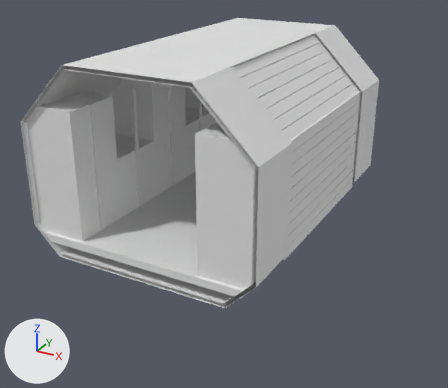
A saved change to the glTF model space/src/main/resources/assets/jsspace/jsmodels/ship/small_side_door.gltf.
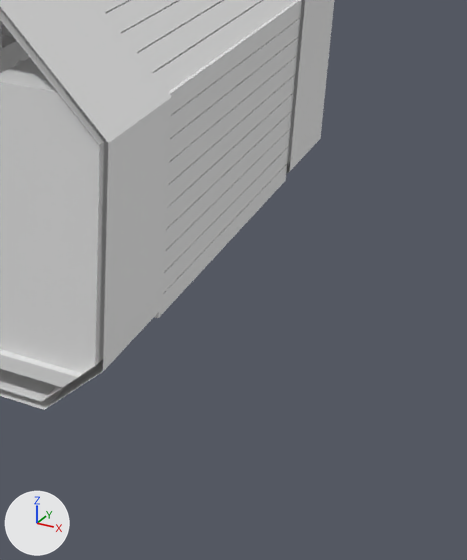
Each version is shown whole from a 50 mm lens placed at (4.81, -11.13, 4.73), pointed at (0.21, -2.75, 0.54), then close up on the part from 45% to 100% of the width and 24% to 100% of the height. Every picture has the same lights, and +X, +Y and +Z are marked at lower left. The older version's two pictures come first. Where no turn or scale is listed for an object, it has been applied to the vertices.

The first close-up shows 'c_1_0_4', 'c_1_1_0', 'c_1_1_4', 'c_1_2_4', 'side_slat_10', 'side_slat_11', 'side_slat_4', 'side_slat_5', 'side_slat_6', 'side_slat_7', 'side_slat_8', 'side_slat_9' and 12 more.
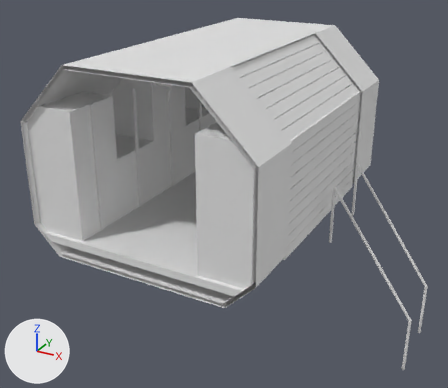
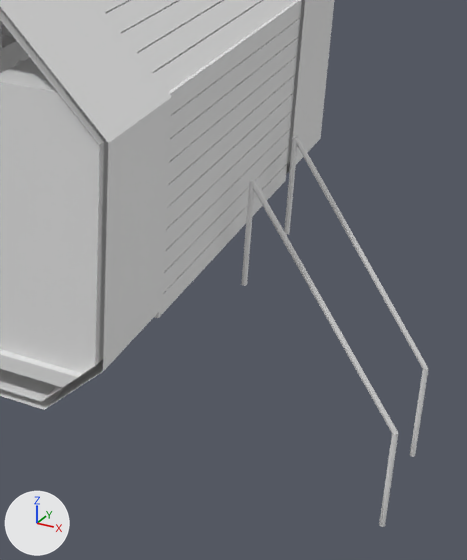
What differs and where, as boxes (x1, y1, x2, y2) in the close-ups (467 x 560 px):
'stair_rails', added
    after: (241, 136, 428, 527)

Patch to the scene script:
```diff
--- a/space/src/main/resources/assets/jsspace/jsmodels/ship/small_side_door.gltf.py
+++ b/space/src/main/resources/assets/jsspace/jsmodels/ship/small_side_door.gltf.py
@@ me_stair_rails @@
+me_stair_rails.from_pydata(...)  # 472 vertices, 576 faces; spans x -0.72..0.72, y -0.6..0.6, z -1.63..1.33
@@ ob_stair_rails @@
+ob_stair_rails = bpy.data.objects.new('stair_rails', me_stair_rails)
+ob_stair_rails.location = (2.747, -2.0, -0.342)
```
